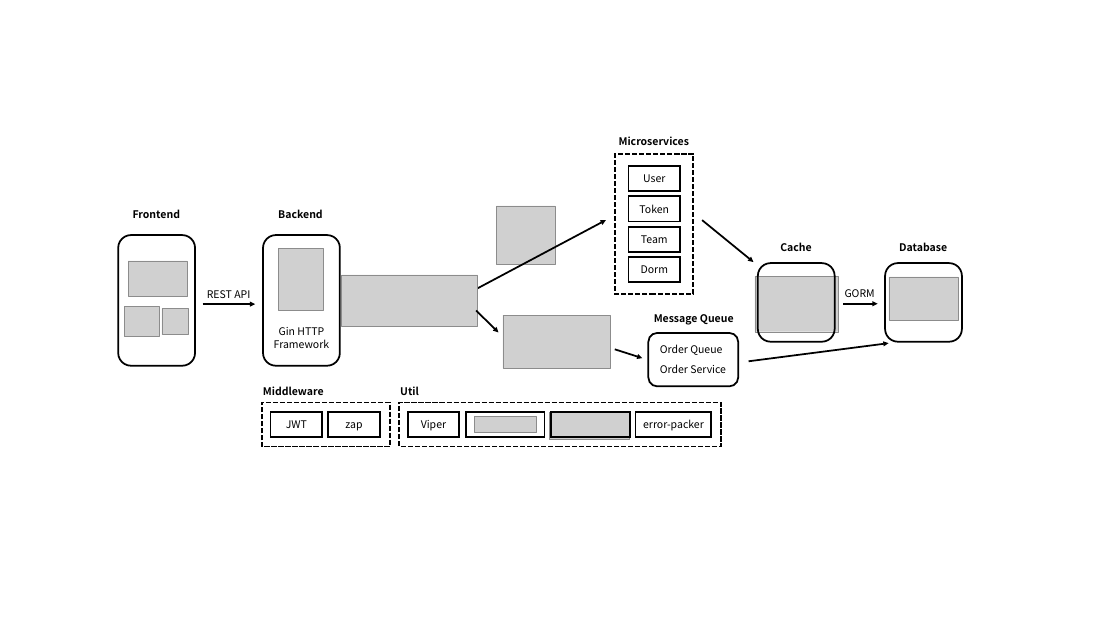
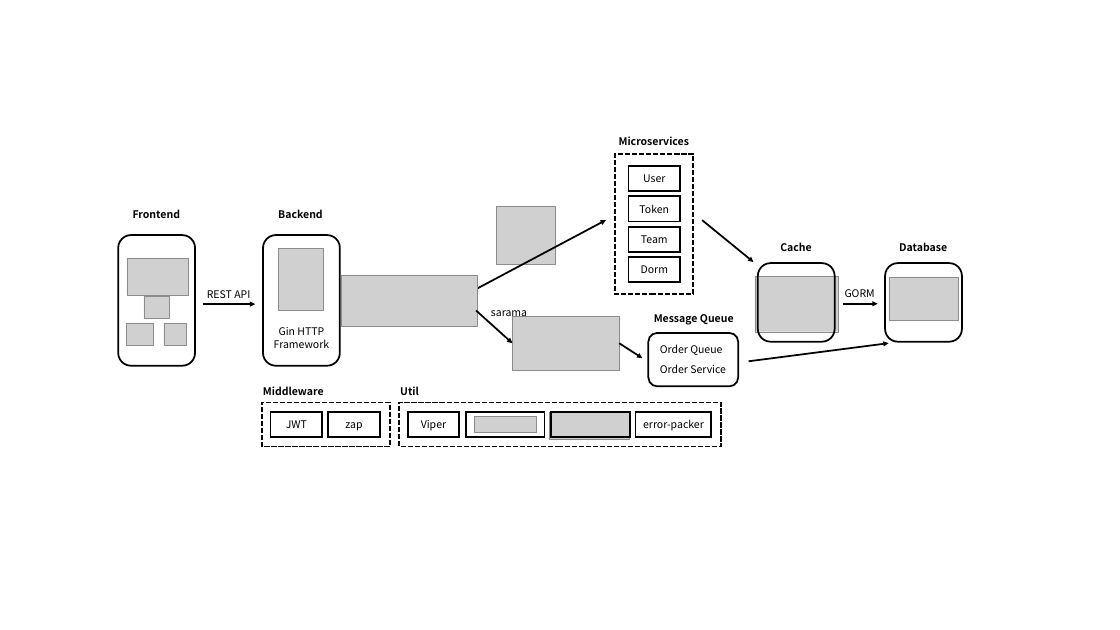
Before and after one commit to zenpk/dorm-system, a slide deck: slide 1 of assets/diagram.pptx. Drawn at 1120x630 pixels with LibreOffice and Linux fonts; fonts in the diff are those of the drawing; grey boxes stand for pictures. Boxes give left, top, right and bottom in pixels: in the first picture for what was removed or moved away, otherwise in the second. Text is boxed around its words. In the diff, an @@ line names an element or a change of style, - is before the commit and + after.

```diff
--- a/assets/diagram.pptx
+++ b/assets/diagram.pptx
@@ picture: place and size @@
-picture at <box>124,307,159,337</box>
+picture at <box>144,296,169,318</box>
@@ picture added at <box>126,323,154,345</box> @@
@@ picture: place and size @@
-picture at <box>162,309,188,335</box>
+picture at <box>164,323,186,345</box>
@@ arrow moved from (476, 310) - (498, 332) to (476, 310) - (512, 343) @@
@@ text added at <box>491,310,527,319</box>, 18 pt, text #000000 @@
+sarama
@@ picture: place and size @@
-picture at <box>503,315,610,368</box>
+picture at <box>512,317,619,370</box>
@@ arrow moved from (615, 349) - (642, 358) to (619, 343) - (642, 358) @@
```
Also in this commit, not shown: 3 other files.
